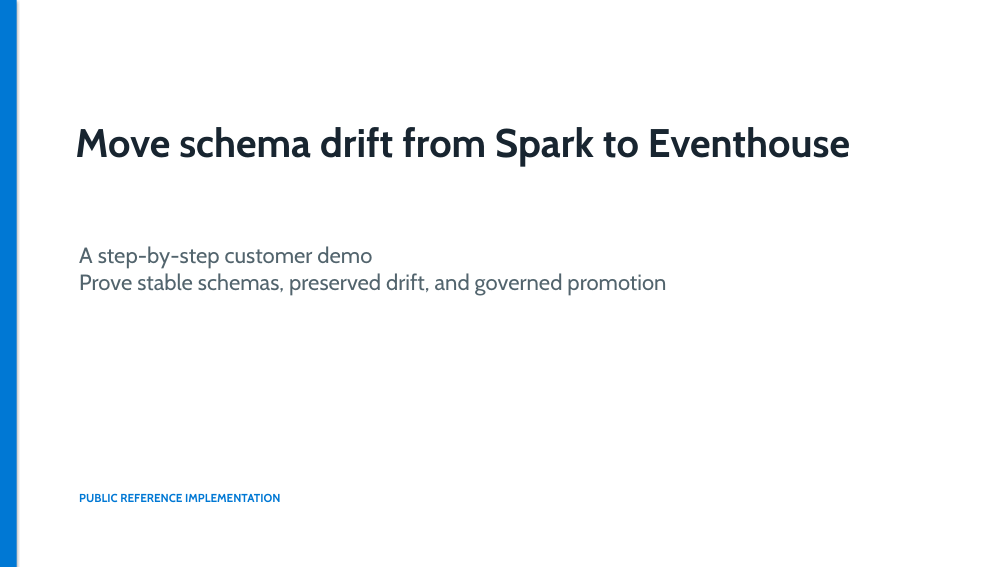
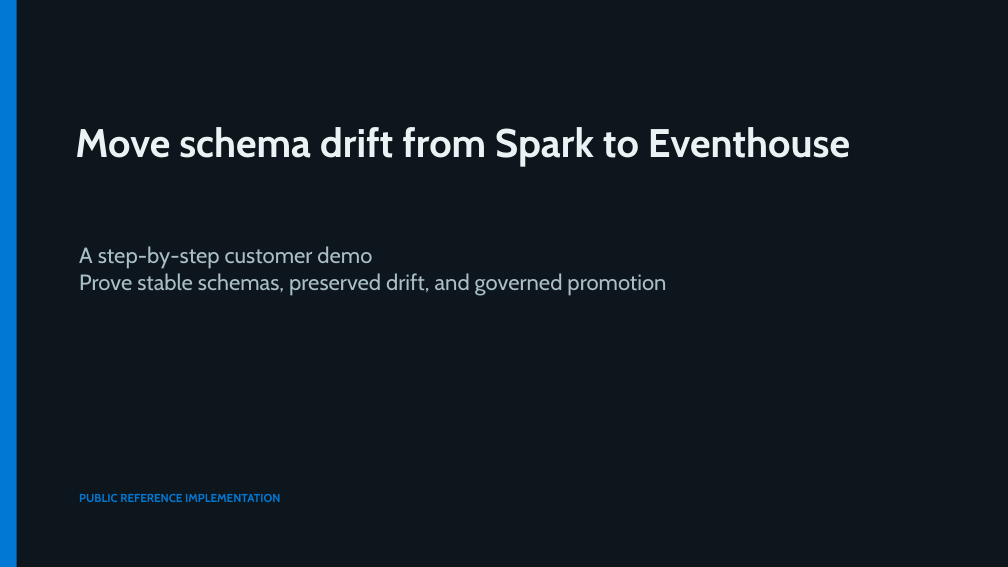
Before and after one commit to MatthieuLefebvre/eventhouse-schema-drift-reference, a slide deck: slide 1 of presentation/eventhouse-schema-drift-reference.pptx. Drawn at 1008x567 pixels with LibreOffice and Linux fonts; fonts in the diff are those of the drawing. Boxes give left, top, right and bottom in pixels: in the first picture for what was removed or moved away, otherwise in the second. Text is boxed around its words. In the diff, an @@ line names an element or a change of style, - is before the commit and + after.

Commit message:
Apply dark theme to presentation

```diff
--- a/presentation/eventhouse-schema-drift-reference.pptx
+++ b/presentation/eventhouse-schema-drift-reference.pptx
@@ background #FFFFFF to #0E161D @@
@@ text "Move schema drift from Spark ..." at [75, 127, 850, 165]: text colour #182530 to #EBF2F4 @@
@@ text "A step-by-step customer demo Prove ..." at [79, 246, 666, 296]: text colour #52646D to #AABEC6 @@
```
Also in this commit, not shown: 11 other slides changed, 2 other files.
